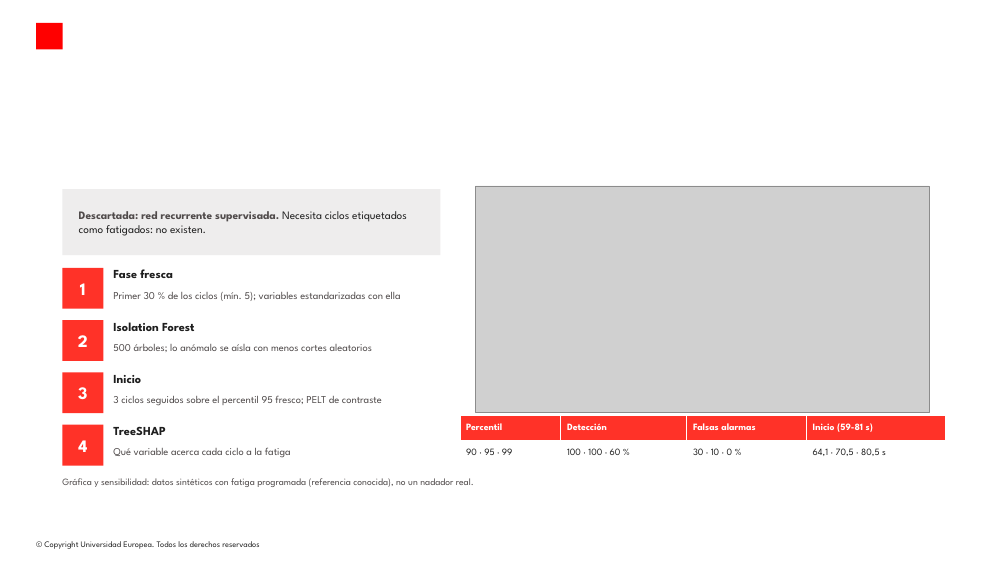
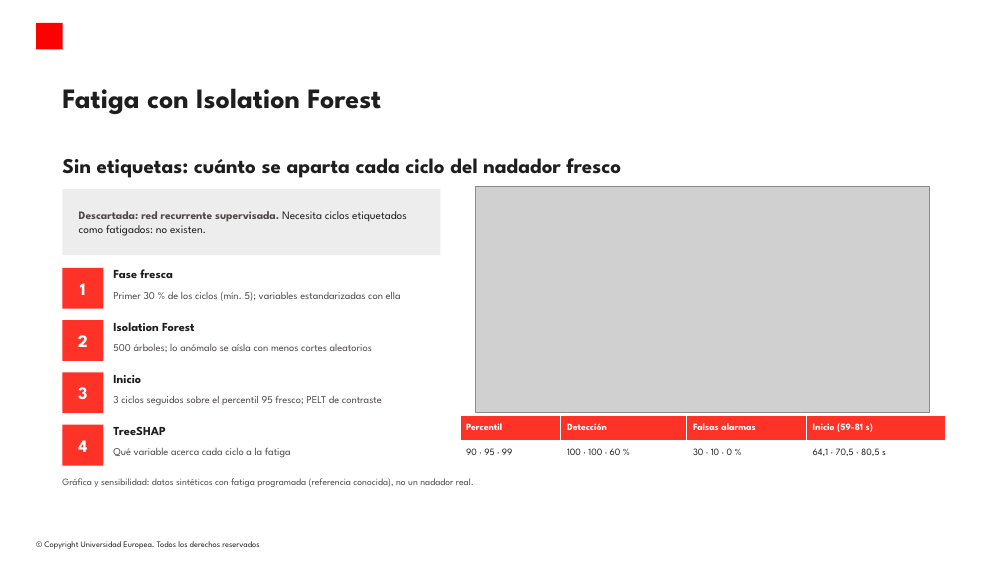
Before and after one commit to modeliana1-rgb/Strokelab, a slide deck: slide 8 of presentacion/StrokeLab_defensa.pptx. Drawn at 1008x567 pixels with LibreOffice and Linux fonts; fonts in the diff are those of the drawing; grey boxes stand for pictures; background and template pictures are left out. Boxes give left, top, right and bottom in pixels: in the first picture for what was removed or moved away, otherwise in the second. Text is boxed around its words. In the diff, an @@ line names an element or a change of style, - is before the commit and + after.

```diff
--- a/presentacion/StrokeLab_defensa.pptx
+++ b/presentacion/StrokeLab_defensa.pptx
@@ title added at [62, 88, 381, 114], 32 pt, text #1E1E1E, bold @@
+Fatiga con Isolation Forest
@@ text added at [62, 158, 621, 178], 24 pt, text #1E1E1E, bold @@
+Sin etiquetas: cuánto se aparta cada ciclo del nadador fresco
```
Also in this commit, not shown: 12 other slides changed, 3 other files.
